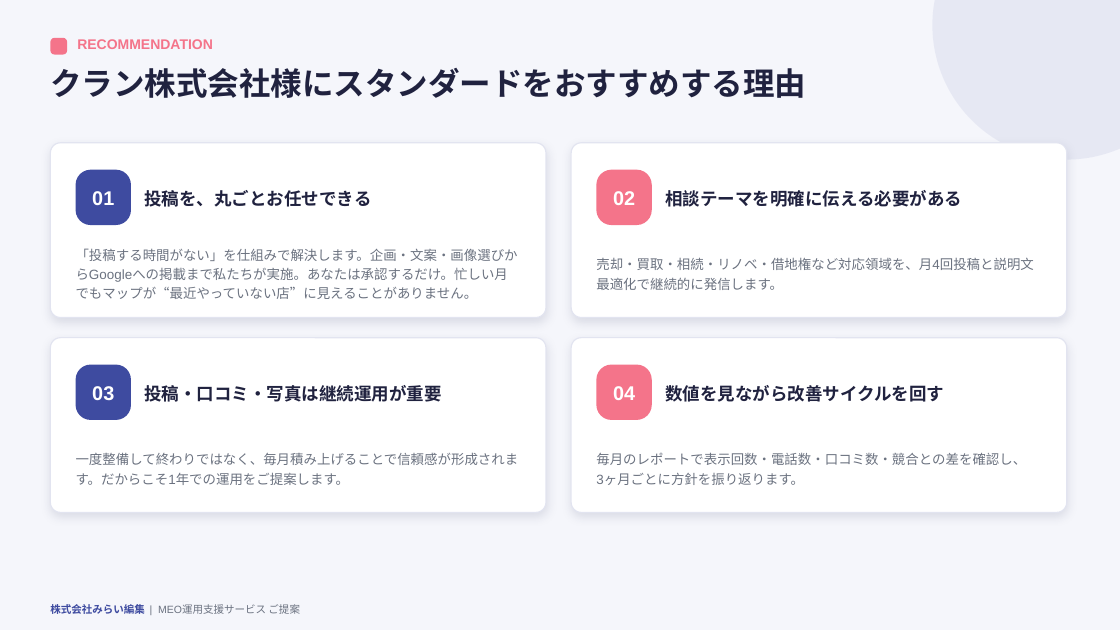
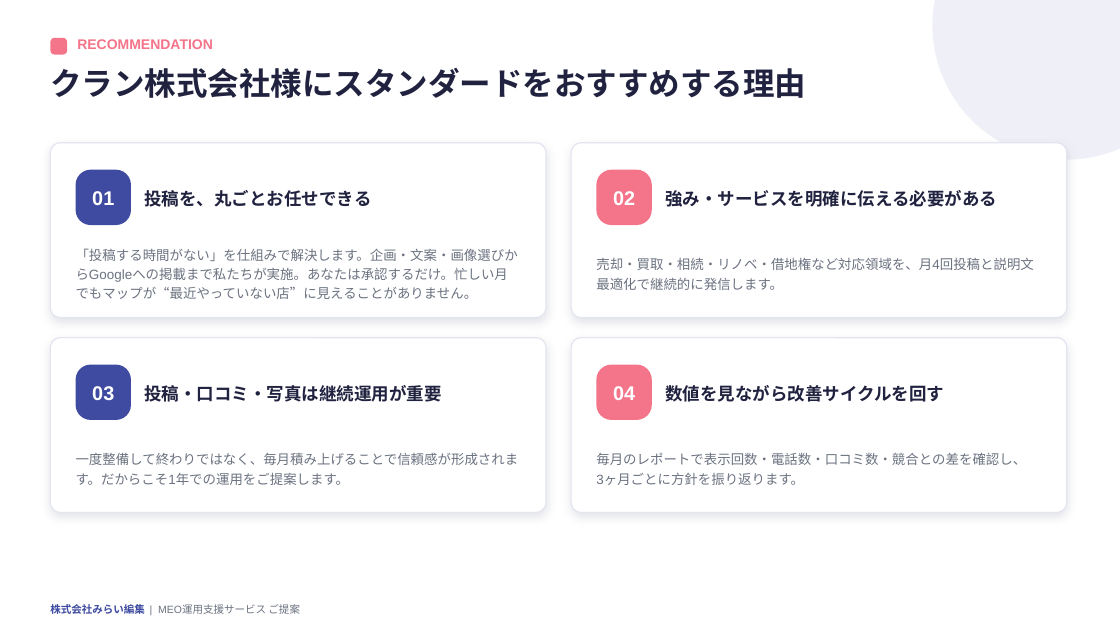
Before and after one commit to kkawano5-ui/website-redesign-machine-, a slide deck: slide 8 of proposal-generator/template/proposal_template.pptx. Drawn at 1120x630 pixels with LibreOffice and Linux fonts; fonts in the diff are those of the drawing. Boxes give left, top, right and bottom in pixels: in the first picture for what was removed or moved away, otherwise in the second. Text is boxed around its words. In the diff, an @@ line names an element or a change of style, - is before the commit and + after.

```diff
--- a/proposal-generator/template/proposal_template.pptx
+++ b/proposal-generator/template/proposal_template.pptx
@@ background #F5F6FB to #FFFFFF @@
@@ text at (665, 190, 997, 207): text changed @@
-相談テーマを明確に伝える必要がある
+強み・サービスを明確に伝える必要がある
```
Also in this commit, not shown: 11 other slides changed.
